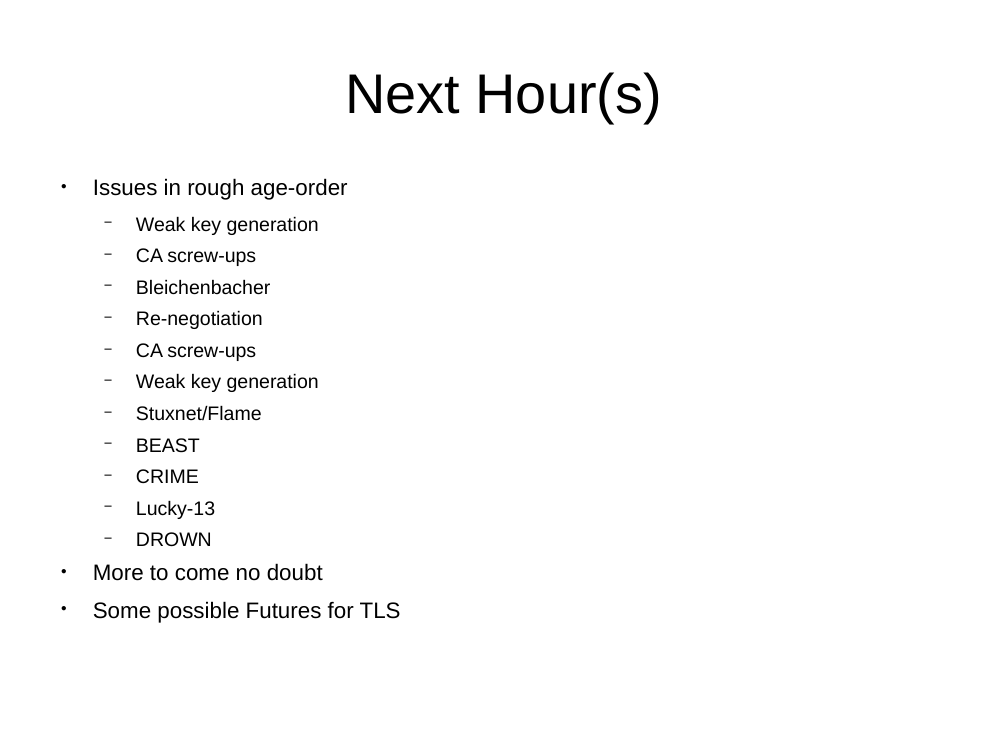
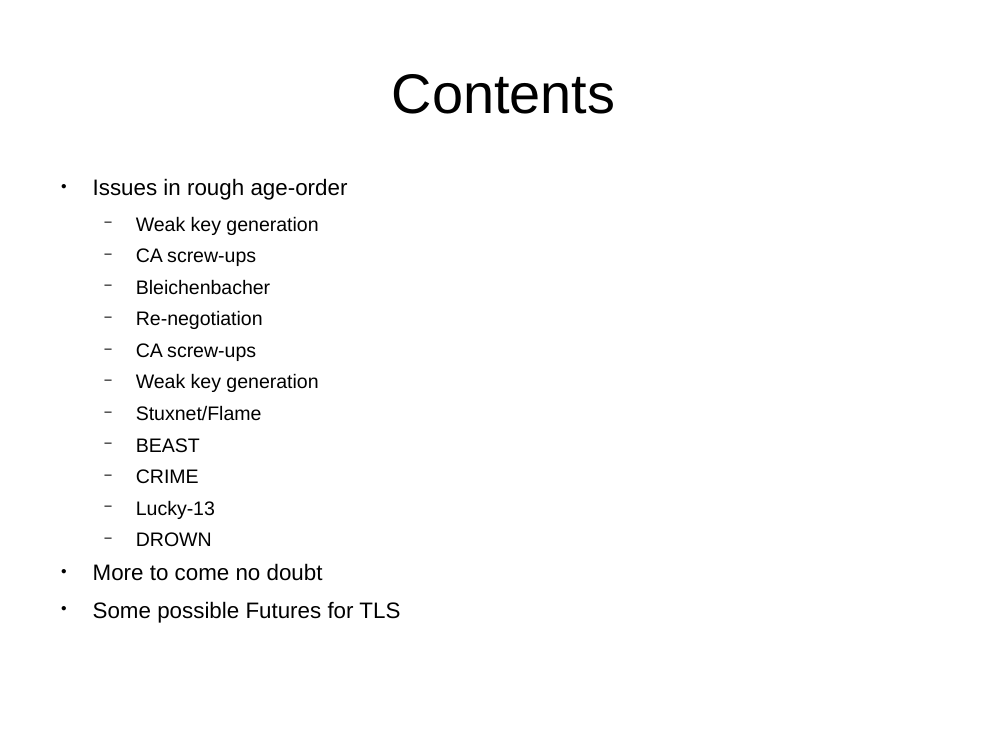
Before and after one commit to sftcd/cs7053, a slide deck: slide 3 of 2016lectures/07-tls-problems.ppt. Drawn at 1008x756 pixels with LibreOffice and Linux fonts; fonts in the diff are those of the drawing. Boxes give left, top, right and bottom in pixels: in the first picture for what was removed or moved away, otherwise in the second. Text is boxed around its words. In the diff, an @@ line names an element or a change of style, - is before the commit and + after.

```diff
--- a/2016lectures/07-tls-problems.ppt
+++ b/2016lectures/07-tls-problems.ppt
@@ title at [392, 74, 615, 114]: text changed @@
-Next Hour(s)
+Contents
@@ text "Issues in rough age-order" at [93, 178, 400, 623]: indent changed @@
```
Also in this commit, not shown: 26 other slides changed, 4 slides added, 1 slide removed, 4 other files.
